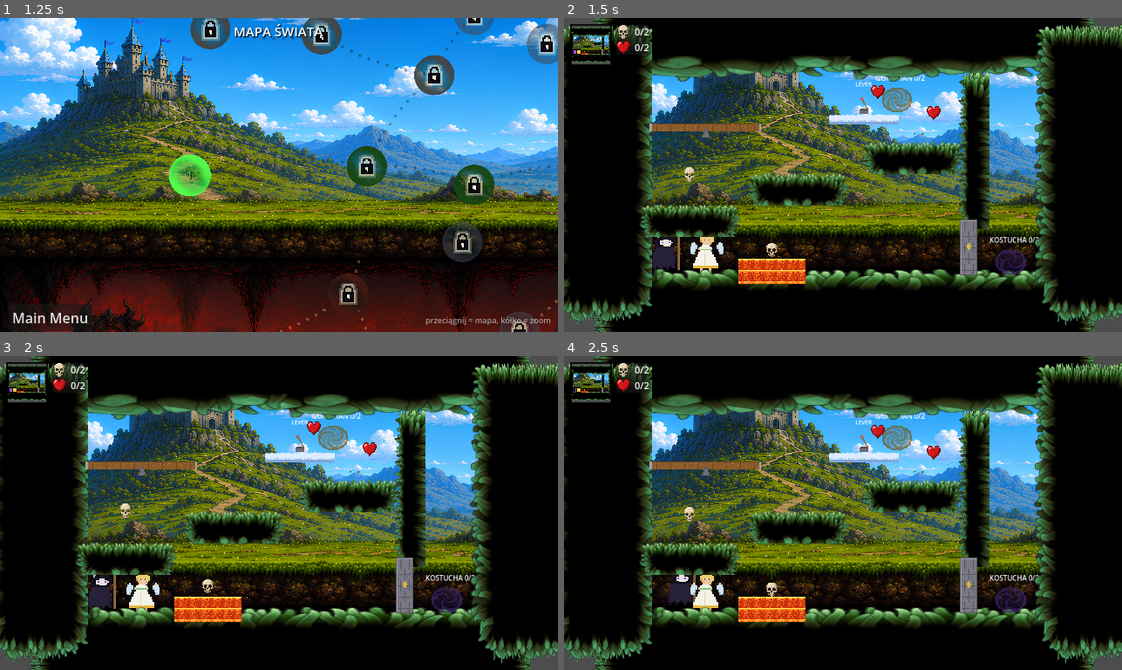
Above: before the commit, frames 1-4 (two rows, left to right).
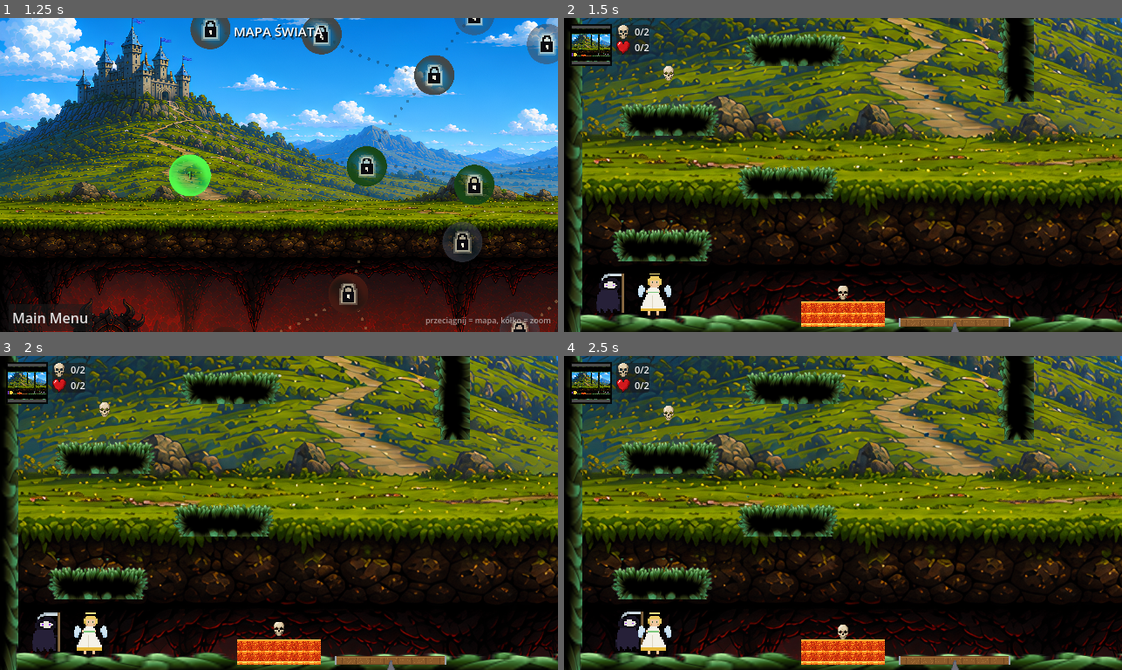
Above: after the commit, the same moments.

Repository: mionsek/life-death
Game: Godot game, scene res://scenes/ui/MainMenu.tscn
The game is run twice, just before and just after one commit, with the same random seed, the same clock (stepped at 60 frames per second) and the same inputs.
Inputs (mouse positions are in pixels of both pictures, inside the frame that each line leads up to):
- Up to frame 1 (1.25 s): click "Start Game" at 0.5 s
- Up to frame 2 (1.5 s): click "1" at 1.25 s
- Up to frame 3 (2 s): no input
- Up to frame 4 (2.5 s): tap Enter (ui_accept) at 2, 2.27 s; move the mouse to (965, 497) at 2.02 s; hold Right (ui_right) from 2.03 s (still down); hold Shift from 2.03 s (still down); click (965, 497) at 2.17 s

Frame 1 is identical in both runs. In frame 2, 78% of the frame differs, in the area x 0-100%, y 0-100%; in frame 3, 78%; in frame 4, 78%.

Commit message:
feat: Earth_01 as explorable enclosed level; level-building manual (018)
- Level_Earth_01 rebuilt at 1280x720 (4x the screen): camera-explored,
  the expandable minimap now earns its keep. Two chambers split by a
  ceiling divider and a lever-gated column; shelf climbs on both sides,
  Guardian cloud path with the gate lever, lava pit, seesaw.
- Walls half as thick per feedback (40px collision, ~26px visible moss);
  border visuals hang outward so the fringe reads thin from inside.
- KillZone restored as a safety net under the floor — and documented as
  the primary falling-death mechanic for future Heaven levels (open pits).
- docs/LEVEL_BUILDING.md: step-by-step manual (in Polish) for hand-building
  levels in the Godot editor — mandatory nodes, mossy borders/shelves with
  the nine-patch recipe, hazards, collision-layer cheat sheet, jump metrics
  and a pre-flight checklist. Written so the user can author an example
  level to set the art direction.

Co-Authored-By: Claude Opus 4.8 <noreply@anthropic.com>

Diff:
--- a/game/scenes/levels/earth/Level_Earth_01.tscn
+++ b/game/scenes/levels/earth/Level_Earth_01.tscn
@@ -19,37 +19,44 @@
 [ext_resource type="Texture2D" path="res://assets/gen/tiles/lava0.png" id="tex_lava"]
 
 [sub_resource type="RectangleShape2D" id="border_h_shape"]
-size = Vector2(720, 72)
+size = Vector2(1440, 40)
 
 [sub_resource type="RectangleShape2D" id="border_v_shape"]
-size = Vector2(72, 432)
+size = Vector2(40, 800)
 
 [sub_resource type="RectangleShape2D" id="shelf_shape"]
 size = Vector2(140, 24)
 
+[sub_resource type="RectangleShape2D" id="divider_shape"]
+size = Vector2(50, 360)
+
 [sub_resource type="RectangleShape2D" id="gate_column_shape"]
-size = Vector2(26, 208)
+size = Vector2(50, 600)
 
 [sub_resource type="RectangleShape2D" id="cloud_shape"]
-size = Vector2(100, 16)
+size = Vector2(180, 16)
 
 [sub_resource type="RectangleShape2D" id="lava_shape"]
-size = Vector2(96, 24)
+size = Vector2(120, 24)
+
+[sub_resource type="RectangleShape2D" id="killzone_shape"]
+size = Vector2(1500, 40)
 
 [node name="Level_Earth_01" type="Node2D"]
 script = ExtResource("1")
+level_size = Vector2(1280, 720)
 
 [node name="WorldEnv" type="TextureRect" parent="."]
 z_index = -10
 offset_left = 0.0
 offset_top = 0.0
-offset_right = 640.0
-offset_bottom = 360.0
+offset_right = 1280.0
+offset_bottom = 720.0
 
 [node name="Frame" type="Node2D" parent="."]
 
 [node name="BorderTop" type="StaticBody2D" parent="Frame"]
-position = Vector2(320, 0)
+position = Vector2(640, 0)
 collision_layer = 4
 collision_mask = 0
 
@@ -58,10 +65,10 @@
 
 [node name="BorderTopVis" type="NinePatchRect" parent="Frame/BorderTop"]
 z_index = 1
-offset_left = -360.0
-offset_top = -106.0
-offset_right = 360.0
-offset_bottom = 46.0
+offset_left = -720.0
+offset_top = -180.0
+offset_right = 720.0
+offset_bottom = 26.0
 texture = ExtResource("tex_panel")
 patch_margin_left = 32
 patch_margin_top = 32
@@ -69,7 +76,7 @@
 patch_margin_bottom = 36
 
 [node name="BorderBottom" type="StaticBody2D" parent="Frame"]
-position = Vector2(320, 360)
+position = Vector2(640, 720)
 collision_layer = 4
 collision_mask = 0
 
@@ -78,10 +85,10 @@
 
 [node name="BorderBottomVis" type="NinePatchRect" parent="Frame/BorderBottom"]
 z_index = 1
-offset_left = -360.0
-offset_top = -46.0
-offset_right = 360.0
-offset_bottom = 106.0
+offset_left = -720.0
+offset_top = -26.0
+offset_right = 720.0
+offset_bottom = 180.0
 texture = ExtResource("tex_panel")
 patch_margin_left = 32
 patch_margin_top = 32
@@ -89,7 +96,7 @@
 patch_margin_bottom = 36
 
 [node name="BorderLeft" type="StaticBody2D" parent="Frame"]
-position = Vector2(0, 180)
+position = Vector2(0, 360)
 collision_layer = 4
 collision_mask = 0
 
@@ -98,10 +105,10 @@
 
 [node name="BorderLeftVis" type="NinePatchRect" parent="Frame/BorderLeft"]
 z_index = 1
-offset_left = -106.0
-offset_top = -216.0
-offset_right = 46.0
-offset_bottom = 216.0
+offset_left = -180.0
+offset_top = -400.0
+offset_right = 26.0
+offset_bottom = 400.0
 texture = ExtResource("tex_panel")
 patch_margin_left = 32
 patch_margin_top = 32
@@ -109,7 +116,7 @@
 patch_margin_bottom = 36
 
 [node name="BorderRight" type="StaticBody2D" parent="Frame"]
-position = Vector2(640, 180)
+position = Vector2(1280, 360)
 collision_layer = 4
 collision_mask = 0
 
@@ -118,10 +125,10 @@
 
 [node name="BorderRightVis" type="NinePatchRect" parent="Frame/BorderRight"]
 z_index = 1
-offset_left = -46.0
-offset_top = -216.0
-offset_right = 106.0
-offset_bottom = 216.0
+offset_left = -26.0
+offset_top = -400.0
+offset_right = 180.0
+offset_bottom = 400.0
 texture = ExtResource("tex_panel")
 patch_margin_left = 32
 patch_margin_top = 32
@@ -130,84 +137,172 @@
 
 [node name="Platforms" type="Node2D" parent="."]
 
-[node name="ShelfA" type="StaticBody2D" parent="Platforms"]
-position = Vector2(100, 210)
-collision_layer = 4
-collision_mask = 0
-
-[node name="ShelfAShape" type="CollisionShape2D" parent="Platforms/ShelfA"]
-position = Vector2(0, 22)
-shape = SubResource("shelf_shape")
-
-[node name="ShelfAVis" type="TextureRect" parent="Platforms/ShelfA"]
-z_index = 1
-offset_left = -72.0
-offset_top = 0.0
-offset_right = 72.0
-offset_bottom = 59.0
-texture = ExtResource("tex_bar")
-
-[node name="ShelfB" type="StaticBody2D" parent="Platforms"]
-position = Vector2(255, 165)
-collision_layer = 4
-collision_mask = 0
-
-[node name="ShelfBShape" type="CollisionShape2D" parent="Platforms/ShelfB"]
-position = Vector2(0, 22)
-shape = SubResource("shelf_shape")
-
-[node name="ShelfBVis" type="TextureRect" parent="Platforms/ShelfB"]
-z_index = 1
-offset_left = -72.0
-offset_top = 0.0
-offset_right = 72.0
-offset_bottom = 59.0
-texture = ExtResource("tex_bar")
-
-[node name="ShelfC" type="StaticBody2D" parent="Platforms"]
-position = Vector2(420, 120)
-collision_layer = 4
-collision_mask = 0
-
-[node name="ShelfCShape" type="CollisionShape2D" parent="Platforms/ShelfC"]
-position = Vector2(0, 22)
-shape = SubResource("shelf_shape")
-
-[node name="ShelfCVis" type="TextureRect" parent="Platforms/ShelfC"]
-z_index = 1
-offset_left = -72.0
-offset_top = 0.0
-offset_right = 72.0
-offset_bottom = 59.0
-texture = ExtResource("tex_bar")
-
-[node name="GateColumn" type="StaticBody2D" parent="Platforms"]
-position = Vector2(500, 140)
-collision_layer = 4
-collision_mask = 0
-
-[node name="GateColumnShape" type="CollisionShape2D" parent="Platforms/GateColumn"]
-shape = SubResource("gate_column_shape")
-
-[node name="GateColumnVis" type="NinePatchRect" parent="Platforms/GateColumn"]
-z_index = 1
-offset_left = -30.0
-offset_top = -110.0
-offset_right = 30.0
-offset_bottom = 118.0
+[node name="ShelfS1" type="StaticBody2D" parent="Platforms"]
+position = Vector2(140, 560)
+collision_layer = 4
+collision_mask = 0
+
+[node name="ShelfS1Shape" type="CollisionShape2D" parent="Platforms/ShelfS1"]
+position = Vector2(0, 22)
+shape = SubResource("shelf_shape")
+
+[node name="ShelfS1Vis" type="TextureRect" parent="Platforms/ShelfS1"]
+z_index = 1
+offset_left = -72.0
+offset_top = 0.0
+offset_right = 72.0
+offset_bottom = 59.0
+texture = ExtResource("tex_bar")
+
+[node name="ShelfS2" type="StaticBody2D" parent="Platforms"]
+position = Vector2(320, 470)
+collision_layer = 4
+collision_mask = 0
+
+[node name="ShelfS2Shape" type="CollisionShape2D" parent="Platforms/ShelfS2"]
+position = Vector2(0, 22)
+shape = SubResource("shelf_shape")
+
+[node name="ShelfS2Vis" type="TextureRect" parent="Platforms/ShelfS2"]
+z_index = 1
+offset_left = -72.0
+offset_top = 0.0
+offset_right = 72.0
+offset_bottom = 59.0
+texture = ExtResource("tex_bar")
+
+[node name="ShelfS3" type="StaticBody2D" parent="Platforms"]
+position = Vector2(150, 380)
+collision_layer = 4
+collision_mask = 0
+
+[node name="ShelfS3Shape" type="CollisionShape2D" parent="Platforms/ShelfS3"]
+position = Vector2(0, 22)
+shape = SubResource("shelf_shape")
+
+[node name="ShelfS3Vis" type="TextureRect" parent="Platforms/ShelfS3"]
+z_index = 1
+offset_left = -72.0
+offset_top = 0.0
+offset_right = 72.0
+offset_bottom = 59.0
+texture = ExtResource("tex_bar")
+
+[node name="ShelfS4" type="StaticBody2D" parent="Platforms"]
+position = Vector2(330, 280)
+collision_layer = 4
+collision_mask = 0
+
+[node name="ShelfS4Shape" type="CollisionShape2D" parent="Platforms/ShelfS4"]
+position = Vector2(0, 22)
+shape = SubResource("shelf_shape")
+
+[node name="ShelfS4Vis" type="TextureRect" parent="Platforms/ShelfS4"]
+z_index = 1
+offset_left = -72.0
+offset_top = 0.0
+offset_right = 72.0
+offset_bottom = 59.0
+texture = ExtResource("tex_bar")
+
+[node name="Divider" type="StaticBody2D" parent="Platforms"]
+position = Vector2(640, 200)
+collision_layer = 4
+collision_mask = 0
+
+[node name="DividerShape" type="CollisionShape2D" parent="Platforms/Divider"]
+shape = SubResource("divider_shape")
+
+[node name="DividerVis" type="NinePatchRect" parent="Platforms/Divider"]
+z_index = 1
+offset_left = -34.0
+offset_top = -196.0
+offset_right = 34.0
+offset_bottom = 190.0
 texture = ExtResource("tex_column")
 patch_margin_left = 22
 patch_margin_top = 40
 patch_margin_right = 22
 patch_margin_bottom = 40
 
+[node name="GateColumn" type="StaticBody2D" parent="Platforms"]
+position = Vector2(880, 320)
+collision_layer = 4
+collision_mask = 0
+
+[node name="GateColumnShape" type="CollisionShape2D" parent="Platforms/GateColumn"]
+shape = SubResource("gate_column_shape")
+
+[node name="GateColumnVis" type="NinePatchRect" parent="Platforms/GateColumn"]
+z_index = 1
+offset_left = -34.0
+offset_top = -316.0
+offset_right = 34.0
+offset_bottom = 310.0
+texture = ExtResource("tex_column")
+patch_margin_left = 22
+patch_margin_top = 40
+patch_margin_right = 22
+patch_margin_bottom = 40
+
+[node name="ShelfR1" type="StaticBody2D" parent="Platforms"]
+position = Vector2(980, 590)
+collision_layer = 4
+collision_mask = 0
+
+[node name="ShelfR1Shape" type="CollisionShape2D" parent="Platforms/ShelfR1"]
+position = Vector2(0, 22)
+shape = SubResource("shelf_shape")
+
+[node name="ShelfR1Vis" type="TextureRect" parent="Platforms/ShelfR1"]
+z_index = 1
+offset_left = -72.0
+offset_top = 0.0
+offset_right = 72.0
+offset_bottom = 59.0
+texture = ExtResource("tex_bar")
+
+[node name="ShelfR2" type="StaticBody2D" parent="Platforms"]
+position = Vector2(1140, 480)
+collision_layer = 4
+collision_mask = 0
+
+[node name="ShelfR2Shape" type="CollisionShape2D" parent="Platforms/ShelfR2"]
+position = Vector2(0, 22)
+shape = SubResource("shelf_shape")
+
+[node name="ShelfR2Vis" type="TextureRect" parent="Platforms/ShelfR2"]
+z_index = 1
+offset_left = -72.0
+offset_top = 0.0
+offset_right = 72.0
+offset_bottom = 59.0
+texture = ExtResource("tex_bar")
+
+[node name="ShelfR3" type="StaticBody2D" parent="Platforms"]
+position = Vector2(1000, 380)
+collision_layer = 4
+collision_mask = 0
+
+[node name="ShelfR3Shape" type="CollisionShape2D" parent="Platforms/ShelfR3"]
+position = Vector2(0, 22)
+shape = SubResource("shelf_shape")
+
+[node name="ShelfR3Vis" type="TextureRect" parent="Platforms/ShelfR3"]
+z_index = 1
+offset_left = -72.0
+offset_top = 0.0
+offset_right = 72.0
+offset_bottom = 59.0
+texture = ExtResource("tex_bar")
+
 [node name="CloudPlatform" type="StaticBody2D" parent="."]
-position = Vector2(300, 92)
+position = Vector2(420, 240)
 collision_layer = 8
 collision_mask = 0
 
 [node name="CloudShape" type="CollisionShape2D" parent="CloudPlatform"]
-position = Vector2(50, 8)
+position = Vector2(90, 8)
 shape = SubResource("cloud_shape")
 
 [node name="CloudVis" type="Sprite2D" parent="CloudPlatform"]
@@ -217,12 +312,12 @@
 texture = ExtResource("tex_cloud")
 centered = false
 region_enabled = true
-region_rect = Rect2(0, 0, 100, 16)
+region_rect = Rect2(0, 0, 180, 16)
 
 [node name="Hazards" type="Node2D" parent="."]
 
 [node name="LavaPool" type="Area2D" parent="Hazards"]
-position = Vector2(218, 312)
+position = Vector2(400, 688)
 collision_layer = 0
 collision_mask = 2
 
@@ -233,48 +328,56 @@
 z_index = 1
 texture_filter = 1
 texture_repeat = 2
-position = Vector2(-48, -12)
+position = Vector2(-60, -12)
 texture = ExtResource("tex_lava")
 centered = false
 region_enabled = true
-region_rect = Rect2(0, 0, 96, 36)
+region_rect = Rect2(0, 0, 120, 36)
+
+[node name="KillZone" type="Area2D" parent="."]
+collision_layer = 0
+collision_mask = 3
+
+[node name="KillZoneShape" type="CollisionShape2D" parent="KillZone"]
+position = Vector2(640, 790)
+shape = SubResource("killzone_shape")
 
 [node name="Seesaw" parent="." instance=ExtResource("2_xdjto")]
-position = Vector2(123, 112)
+position = Vector2(560, 706)
 
 [node name="GateLever" parent="." instance=ExtResource("2_lever")]
-position = Vector2(350, 92)
+position = Vector2(560, 240)
 target_door_id = "gate_01"
 
 [node name="GateDoor" parent="." instance=ExtResource("2_door")]
-position = Vector2(500, 324)
+position = Vector2(880, 700)
 door_id = "gate_01"
 
 [node name="ExitPortalGuardian" parent="." instance=ExtResource("2_tnw0y")]
-position = Vector2(397, 92)
+position = Vector2(1060, 700)
 target_character = "Guardian"
 
 [node name="ExitPortalPlayer" parent="." instance=ExtResource("2_tnw0y")]
-position = Vector2(560, 324)
+position = Vector2(1160, 700)
 target_character = "Player"
 
 [node name="Skull1" parent="." instance=ExtResource("pickup_skull")]
-position = Vector2(218, 288)
+position = Vector2(400, 664)
 
 [node name="Skull2" parent="." instance=ExtResource("pickup_skull")]
-position = Vector2(100, 180)
+position = Vector2(150, 350)
 
 [node name="Heart1" parent="." instance=ExtResource("pickup_heart")]
-position = Vector2(370, 62)
+position = Vector2(480, 208)
 
 [node name="Heart2" parent="." instance=ExtResource("pickup_heart")]
-position = Vector2(450, 92)
+position = Vector2(1000, 348)
 
 [node name="Player" parent="." instance=ExtResource("2")]
-position = Vector2(70, 290)
+position = Vector2(70, 660)
 
 [node name="Guardian" parent="." instance=ExtResource("4")]
-position = Vector2(125, 290)
+position = Vector2(130, 660)
 
 [node name="TouchControls" parent="." instance=ExtResource("3")]
 visible = false
@@ -286,3 +389,4 @@
 visible = false
 
 [connection signal="body_entered" from="Hazards/LavaPool" to="." method="_on_hazard_entered"]
+[connection signal="body_entered" from="KillZone" to="." method="_on_hazard_entered"]
Not shown: 1 places in game/scenes/levels/earth/Level_Earth_01.tscn that only renumber resources
Not shown, added: docs/LEVEL_BUILDING.md
